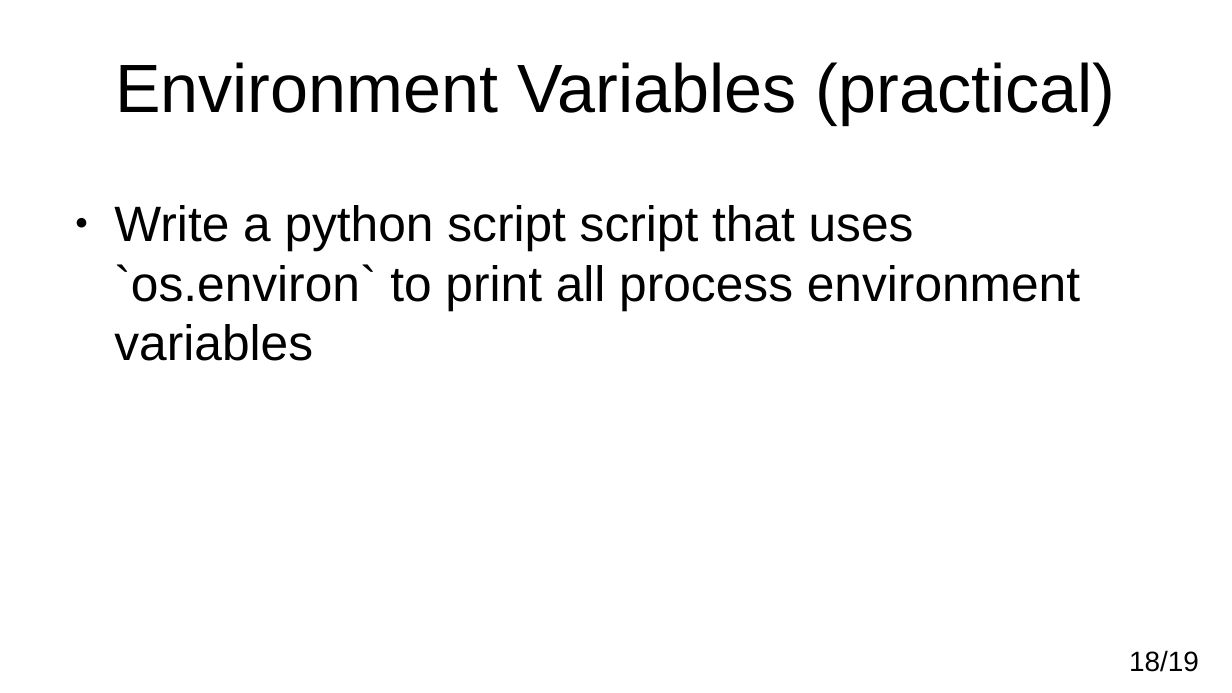
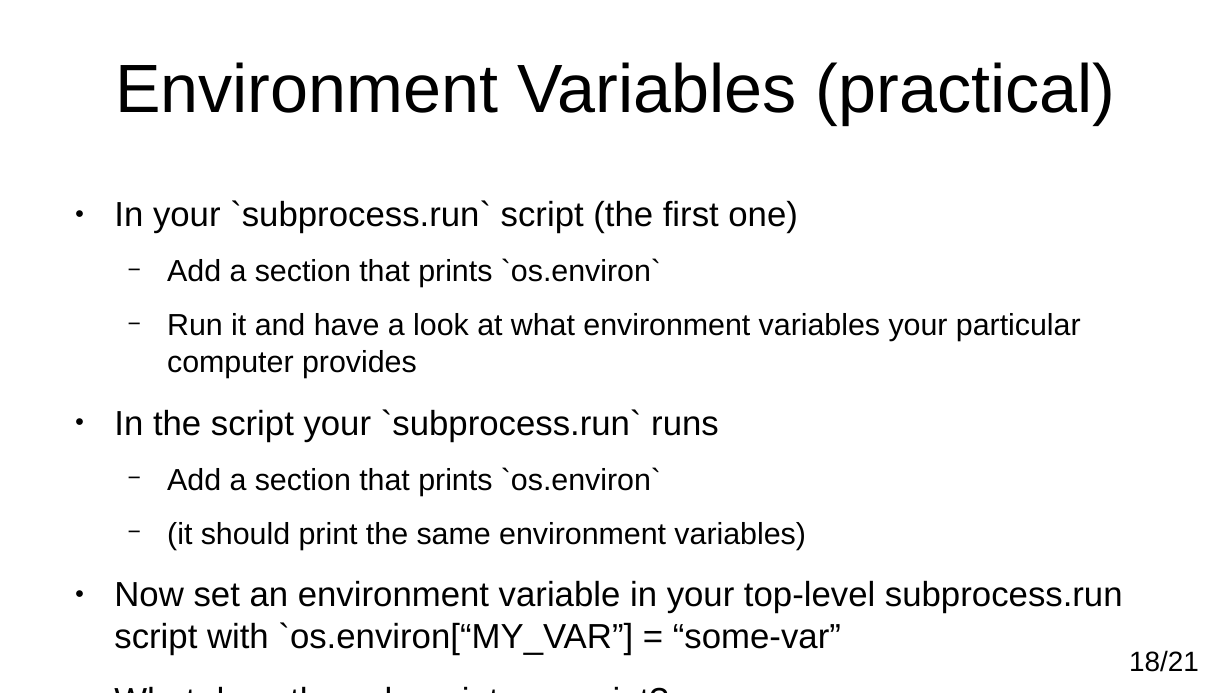
Before and after one commit to adamkewley/rse-meetups, a slide deck: slide 18 of 5_Subprocesses/PresentationSlides.odp. Drawn at 1232x693 pixels with LibreOffice and Linux fonts; fonts in the diff are those of the drawing. Boxes give left, top, right and bottom in pixels: in the first picture for what was removed or moved away, otherwise in the second. Text is boxed around its words. In the diff, an @@ line names an element or a change of style, - is before the commit and + after.

```diff
--- a/5_Subprocesses/PresentationSlides.odp
+++ b/5_Subprocesses/PresentationSlides.odp
@@ text at (114, 200, 1123, 655): text changed; size 32 to 22.4 pt @@
-● Write a python script script that uses `os.environ` to print all process environment variables
+● In your `subprocess.run` script (the first one)
+  − Add a section that prints `os.environ`
+  − Run it and have a look at what environment variables your particular computer provides
+● In the script your `subprocess.run` runs
+  − Add a section that prints `os.environ`
+  − (it should print the same environment variables)
+● Now set an environment variable in your top-level subprocess.run script with `os.environ[“MY_VAR”] = “some-var”
+● What does the sub-script now print?
@@ page number at (1129, 650, 1199, 672): text changed @@
-18/19
+18/21
```
Also in this commit, not shown: 1 other slide changed, 2 slides added, 1 other file.
